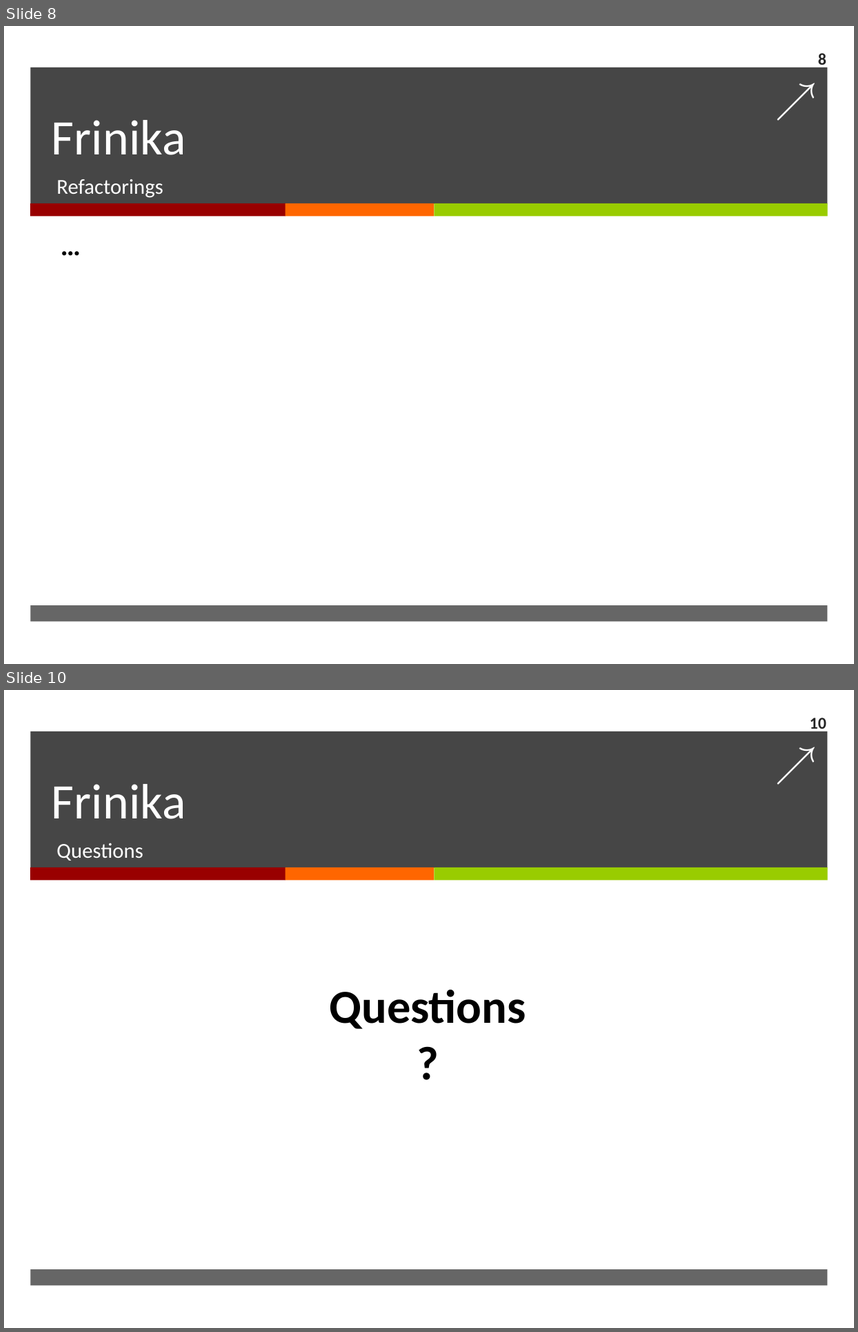
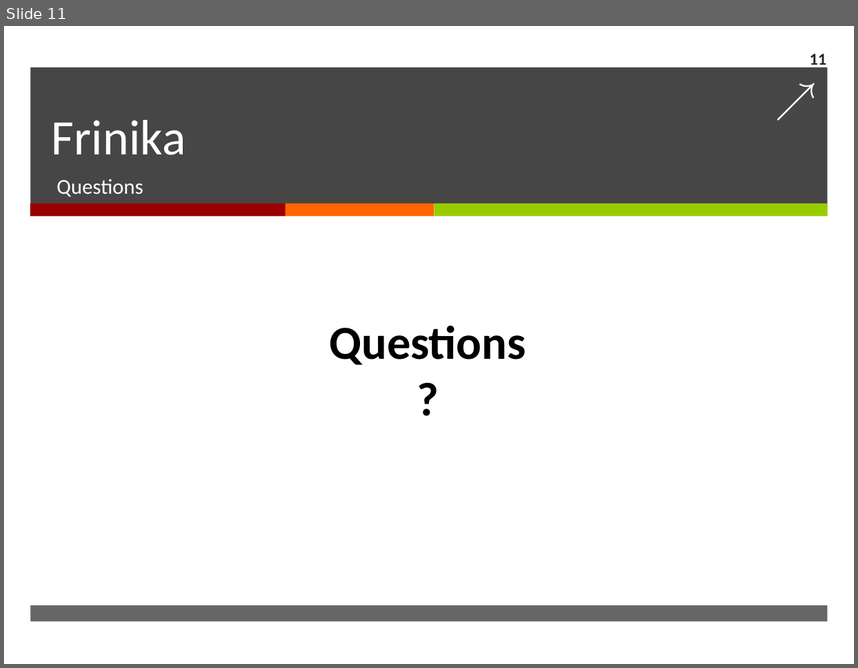
Before and after one commit to mischell/Soen6471Frinika, a slide deck: Final Report/SOEN6471 - Frinika - Final Presentation.ppt. Shown one above the other, each under a label of ours: slides 8 and 10 before the commit, slide 11 after it; the slides between them are not shown. The pictures are 858x1332 and 858x668 pixels, drawn with LibreOffice and Linux fonts; fonts in the diff are those of the drawing. Boxes give left, top, right and bottom in pixels: in the first picture for what was removed or moved away, otherwise in the second. Text is boxed around its words. In the diff, an @@ line names an element or a change of style, - is before the commit and + after.

Commit message:
2nd half Presentation
Refactoring , why? and Conclusion. Mischell it would be advisable to
include class diagram of the refactoring you carried out.

```diff
--- a/Final Report/SOEN6471 - Frinika - Final Presentation.ppt
+++ b/Final Report/SOEN6471 - Frinika - Final Presentation.ppt
@@ slide 8 removed at bbox=[4, 26, 854, 664], background #FFFFFF; not listed: 6 template elements that a slide beside it also shows @@
@@ page number removed at bbox=[818, 51, 826, 69] @@
-8
@@ title removed at bbox=[52, 120, 186, 155] @@
-Frinika
@@ subtitle removed at bbox=[56, 179, 163, 198] @@
-Refactorings
@@ text removed at bbox=[52, 223, 802, 265] @@
-…
@@ what was slide 10 is now slide 11 @@
@@ page number at bbox=[810, 54, 826, 69]: text changed @@
-10
+11
```
Also in this commit, not shown: 2 slides changed, 2 slides added.
